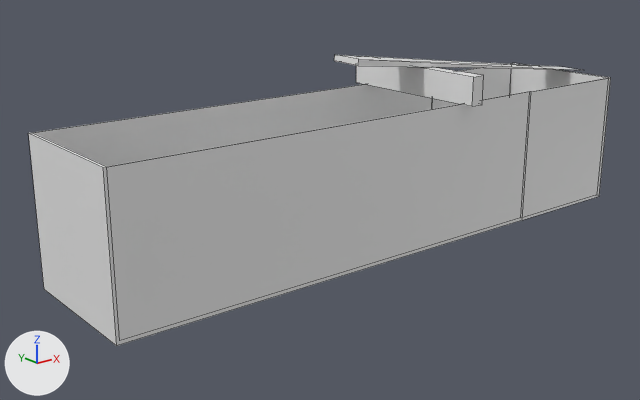
A saved change to the Blender file blender/road/road_segments_v3_no_floor.blend.
Rendered twice from a 50 mm lens placed at (-75.7, -48.1, 14.0), pointed at (-31.1, 7.6, -8.3). The lights are fixed; the arrows at lower left show +X, +Y and +Z. The older version comes first. Mesh edges are drawn as thin lines. The same objects are shown in both versions, whatever each file hides.

The first picture shows 'rampe'.
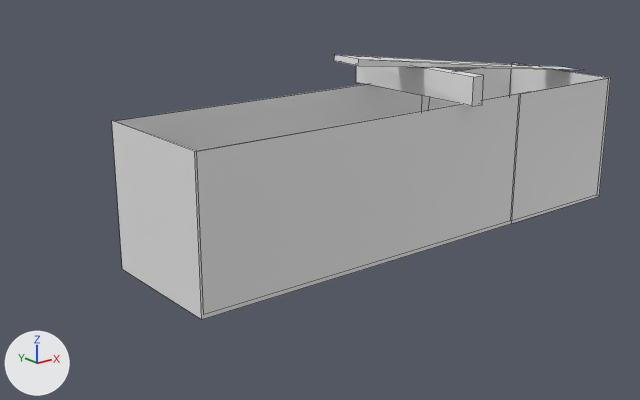
Commit message: Ajouter noveau rampe avec trou fixé

What changed in the scene script:
```text
Change me_cube_009:
    used by ob_rampe; location = (0.0, 0.0, 0.0)
    before: 2 (-13.8, 0.0, -11.8) at pixel (522, 220), 4 (-13.9, 0.1, -11.5) at pixel (520, 217), 8 (-13.8, 0.0, 0.0) at pixel (531, 91), 12 (-13.8, 11.8, -11.8), 15 (-13.9, 11.7, -11.5)
    before: 17 (-13.8, 11.8, 0.0), 26 (-53.8, 11.8, -11.8) at pixel (44, 289), 27 (-53.5, 11.7, -11.5), 28 (-53.8, 0.0, -11.8) at pixel (116, 345), 29 (-53.5, 0.1, -11.5) at pixel (119, 340)
    before: 30 (-53.8, 0.0, 0.0) at pixel (103, 167), 31 (-53.8, 11.8, 0.0) at pixel (28, 133), 36 (-53.5, 11.7, 0.0) at pixel (32, 132), 37 (-13.9, 0.1, 0.0) at pixel (529, 91), 39 (-53.5, 0.1, 0.0) at pixel (106, 166)
    before: 40 (-22.6, 11.8, 0.0) at pixel (364, 84), 41 (-21.4, 11.8, 0.0), 42 (-21.4, 0.0, 0.0), 43 (-22.6, 0.0, 0.0) at pixel (461, 104), 45 (-22.6, 11.7, 0.0) at pixel (365, 84)
    before: 46 (-21.4, 0.1, 0.0), 47 (-22.6, 0.1, 0.0) at pixel (460, 104)
    remove me_cube_009.from_pydata(...)  # 52 vertices, 34 faces; spans x -53.8..0.0, y -1.2..12.9, z -11.8..3.8
    add me_cube_009.from_pydata(...)  # 52 vertices, 34 faces; spans x -47.4..0.0, y -1.2..12.9, z -11.8..3.8
    me_cube_009 part 1
    add for i in [*range(26, 32), 36, 39]: me_cube_009.vertices[i].co += Vector((6.3, 0.0, 0.0))
    add for i in [2, 4, 8, 12, 15, 17, 37]: me_cube_009.vertices[i].co += Vector((-1.4, 0.0, 0.0))
    add for i in [40, 43, 45, 47]: me_cube_009.vertices[i].co += Vector((0.3, 0.0, 0.0))
    add for i in [41, 42, 46]: me_cube_009.vertices[i].co += Vector((0.1, 0.0, 0.0))
```

What differs and where, as boxes [x1, y1, x2, y2] in the pictures (640 x 400 px; the box of a moved part takes in the faces that stretch with it):
'rampe', reshaped (14% narrower, 9% shorter)
    before: [28, 55, 611, 346]
    after: [112, 55, 611, 319]
part 1 of me_cube_009, moved or reshaped
    before: [28, 70, 535, 346]
    after: [112, 70, 535, 319]
